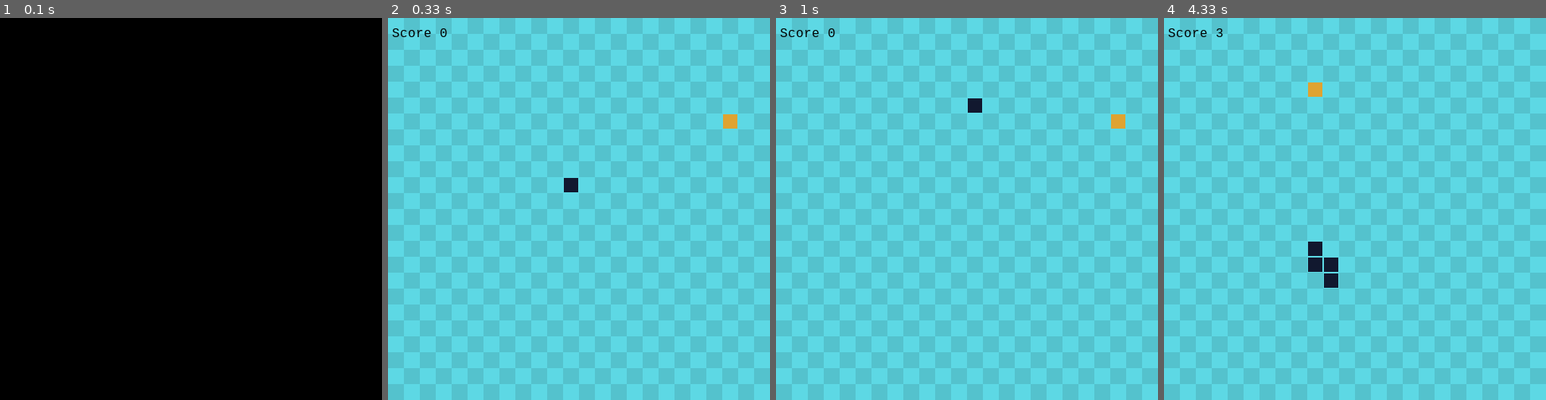
Above: before the commit, frames 1-4 (left to right).
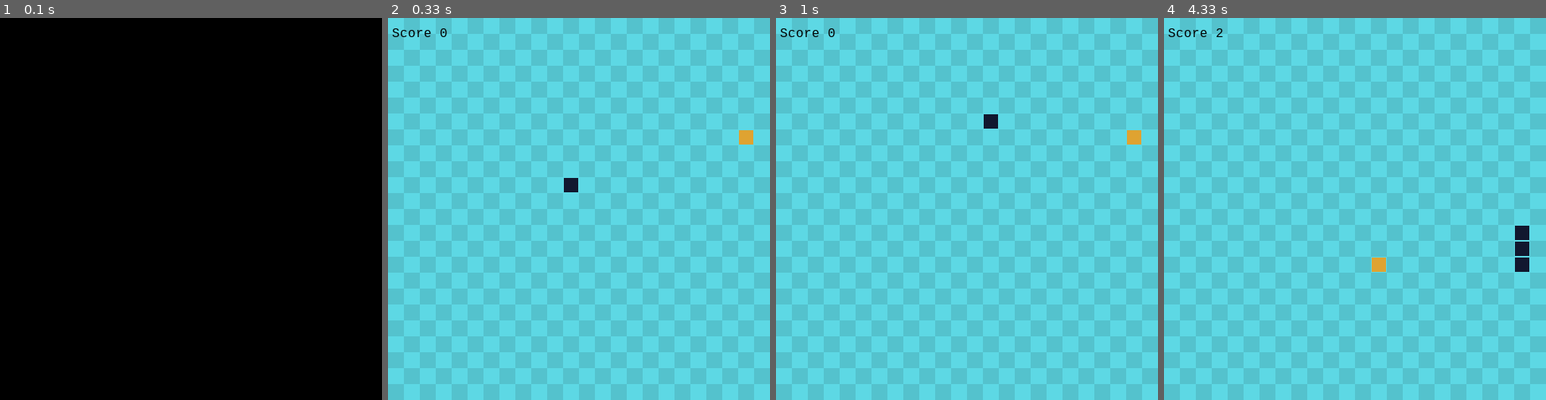
Above: after the commit, the same moments.

Repository: Dev91100/Automated_Snake_Game
Game: pygame game, started from pygame/GoalBasedAgentSnakePygame.py
Same seed, same stepped clock (60 frames per second), same inputs: the game is played once before the commit and once after it.
Inputs:
- Up to frame 1 (0.1 s): no input
- Up to frame 2 (0.33 s): no input
- Up to frame 3 (1 s): hold Right 0.33-0.8 s; hold Up from 0.83 s (still down)
- Up to frame 4 (4.33 s): release Up at 1.3 s; hold Right 1.33-1.8 s; hold Left 1.83-2.37 s; hold Down 2.4-2.7 s; hold Left 2.73-3.13 s; hold Right 3.57-4.2 s; hold Down from 4.23 s (still down)

Frame 1 is identical in both runs. In frame 2, 0.3% of the frame differs, in the area x 87-96%, y 25-34%; in frame 3, 0.6%; in frame 4, 1.3%, in the area x 13-96%, y 3-71%.

Commit message:
🍎Made food appear only within invisible borders

Diff:
--- a/pygame/GoalBasedAgentSnakePygame.py
+++ b/pygame/GoalBasedAgentSnakePygame.py
@@ -74,11 +74,11 @@
         self.position = (0,0)
         self.color = (223, 163, 49)
 
-        while (self.position[0] == 0 or self.position[1] == 0 or self.position[0] == screen_width or self.position[0] == screen_height):
-            self.randomize_position()
+        # while (self.position[0] == 0 or self.position[1] == 0 or self.position[0] == screen_width or self.position[0] == screen_height):
+        self.randomize_position()
 
     def randomize_position(self):
-        self.position = (random.randint(0, grid_width-3)*gridsize, random.randint(0, grid_height-3)*gridsize)
+        self.position = (random.randint(1, grid_width-2)*gridsize, random.randint(1, grid_height-2)*gridsize)
         print(self.position)
 
     def draw(self, surface):
